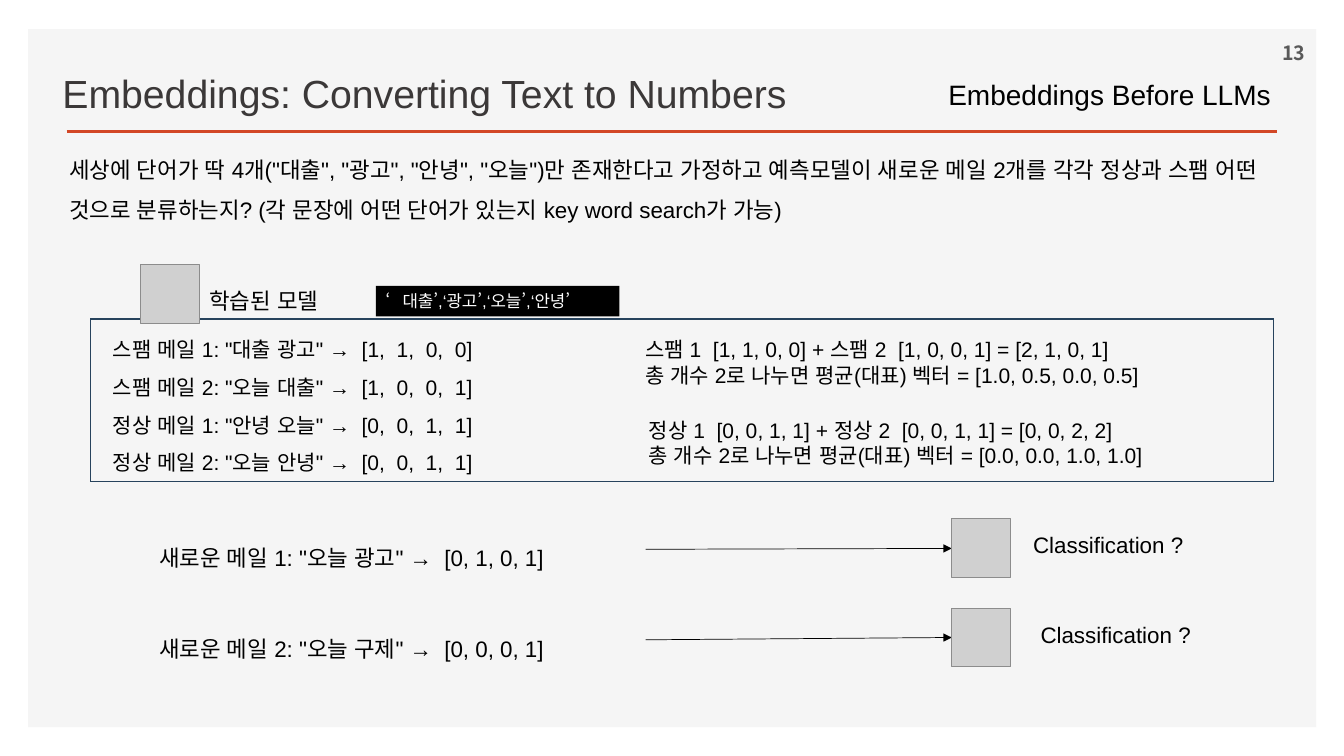
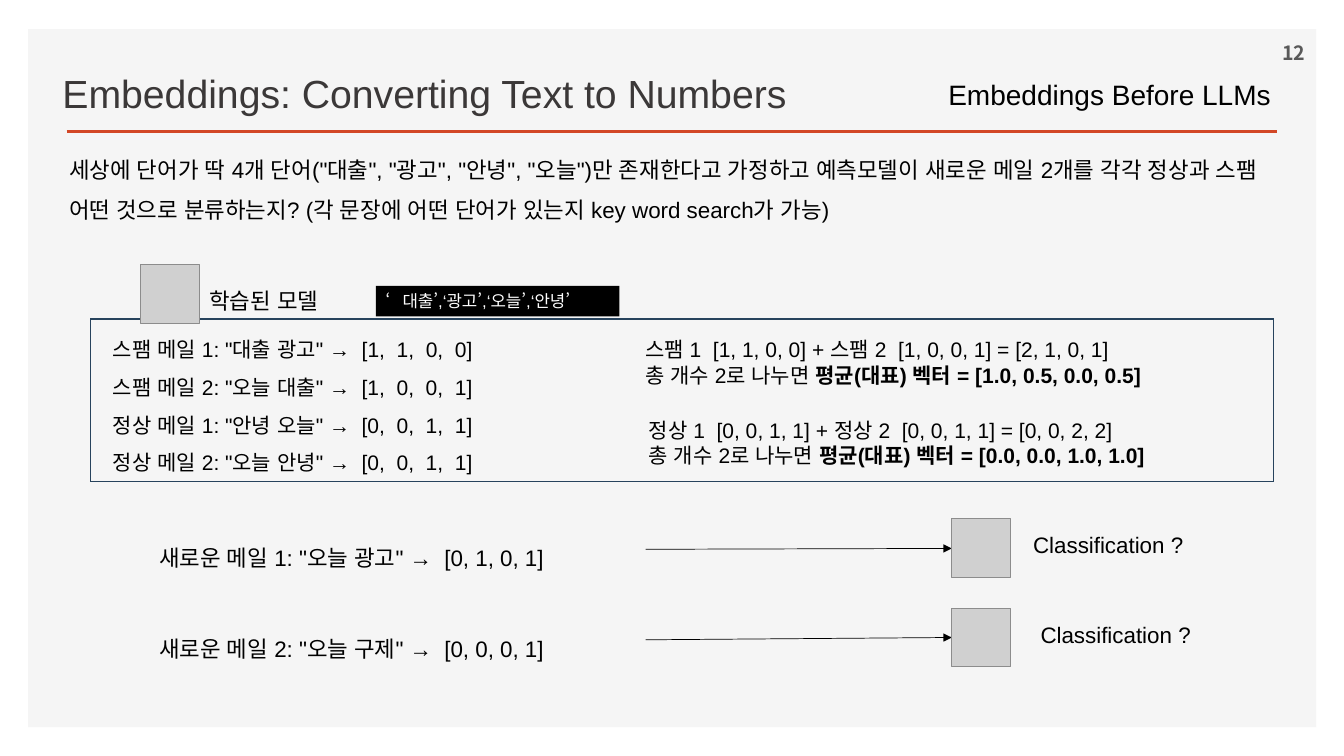
Before and after one commit to ancestor9/2026_Fall_Learning-Langchain-AI-Agent, a slide deck: slide 12 of ppts/CHAPTER 2 RAG Part I_Indexing Your Data.pptx (slide 13 before the commit). Drawn at 1344x756 pixels with LibreOffice and Linux fonts; fonts in the diff are those of the drawing; grey boxes stand for pictures; background and template pictures are left out. Boxes give left, top, right and bottom in pixels: in the first picture for what was removed or moved away, otherwise in the second. Text is boxed around its words. In the diff, an @@ line names an element or a change of style, - is before the commit and + after.

```diff
--- a/ppts/CHAPTER 2 RAG Part I_Indexing Your Data.pptx
+++ b/ppts/CHAPTER 2 RAG Part I_Indexing Your Data.pptx
@@ page number at [1282,45,1305,60]: text changed @@
-13
+12
@@ text at [69,159,1257,223]: text changed @@
-세상에 단어가 딱 4개("대출", "광고", "안녕", "오늘")만 존재한다고 가정하고 예측모델이 새로운 메일 2개를 각각 정상과 스팸 어떤 것으로 분류하는지? (각 문장에 어떤 단어가 있는지 key word search가 가능)
+세상에 단어가 딱 4개 단어("대출", "광고", "안녕", "오늘")만 존재한다고 가정하고 예측모델이 새로운 메일 2개를 각각 정상과 스팸 어떤 것으로 분류하는지? (각 문장에 어떤 단어가 있는지 key word search가 가능)
@@ text at [645,365,1141,388]: bold on in "평균(대표) 벡터 = [1.0, 0.5, 0.0, 0.5]" @@
@@ text at [649,442,1144,468]: bold on in "평균(대표) 벡터 = [0.0, 0.0, 1.0, 1.0]" @@
```
Also in this commit, not shown: 4 other slides changed, 1 slide removed.
